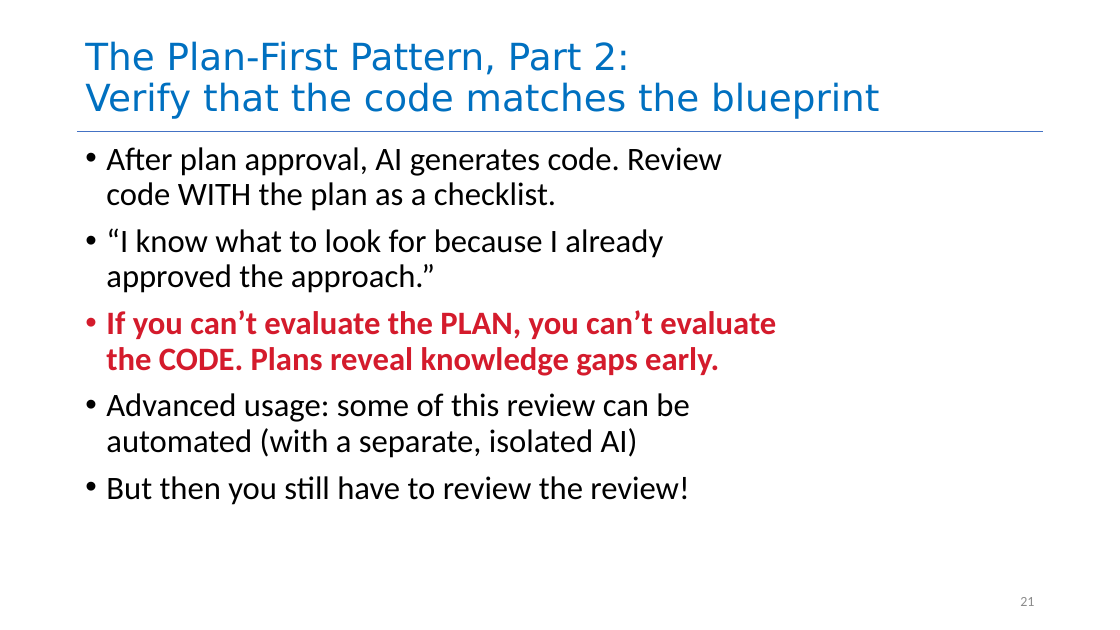
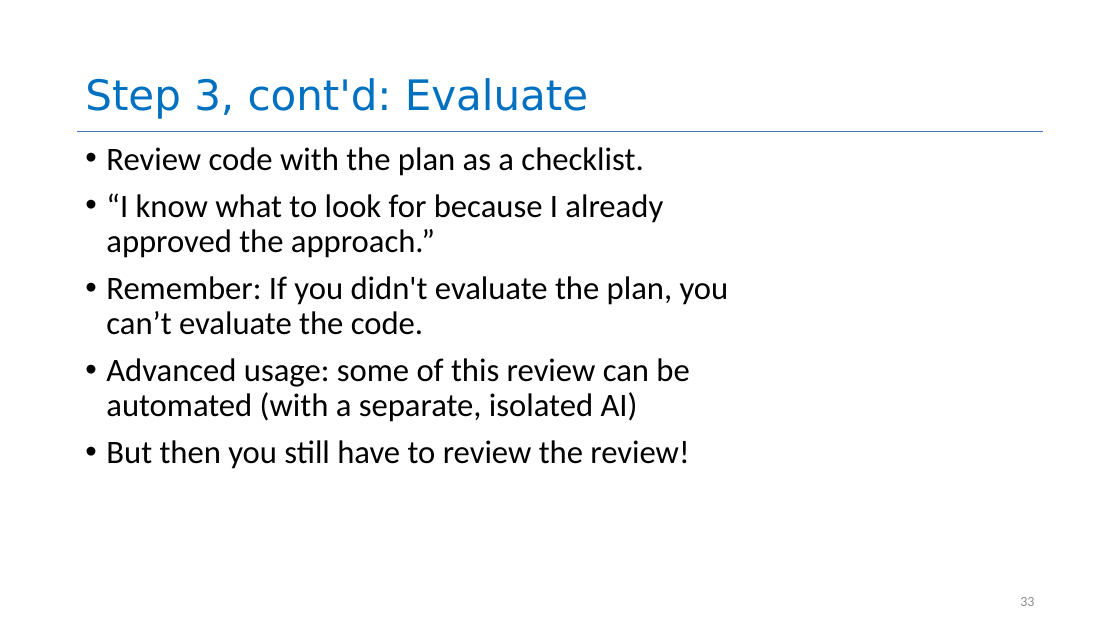
Before and after one commit to neu-se/CS4530-Spring-2026, a slide deck: slide 33 of Slides/Module 16 Using AI Agents.pptx (slide 21 before the commit). Drawn at 1120x630 pixels with LibreOffice and Linux fonts; fonts in the diff are those of the drawing. Boxes give left, top, right and bottom in pixels: in the first picture for what was removed or moved away, otherwise in the second. Text is boxed around its words. In the diff, an @@ line names an element or a change of style, - is before the commit and + after.

```diff
--- a/Slides/Module 16 Using AI Agents.pptx
+++ b/Slides/Module 16 Using AI Agents.pptx
@@ title at [85, 78, 588, 119]: text changed; size 32 to 36 pt @@
-The Plan-First Pattern, Part 2:
-Verify that the code matches the blueprint
+Step 3, cont'd: Evaluate
@@ text at [106, 147, 643, 176]: text changed @@
-• After plan approval, AI generates code. Review code WITH the plan as a checklist.
+• Review code with the plan as a checklist.
@@ text at [106, 276, 729, 335]: text changed; text colour #D41B2C to #000000; bold off @@
-• If you can’t evaluate the PLAN, you can’t evaluate the CODE. Plans reveal knowledge gaps early.
+• Remember: If you didn't evaluate the plan, you can’t evaluate the code.
@@ page number at [1020, 597, 1034, 606]: text changed @@
-21
+33
```
Also in this commit, not shown: 28 other slides changed, 7 slides added, 14 slides removed, 1 other file.
